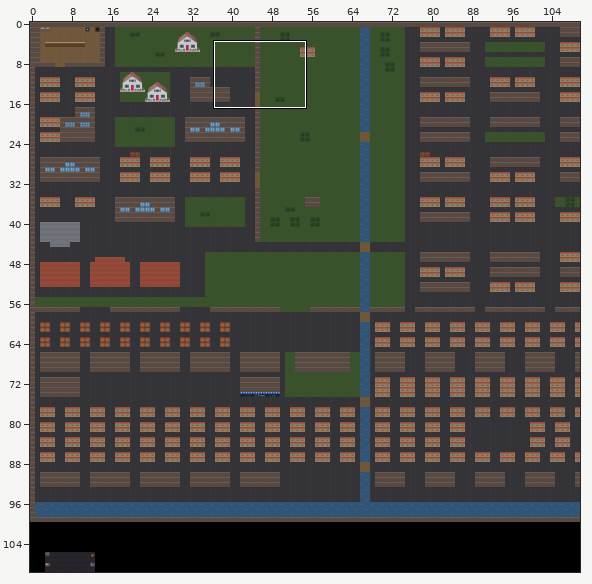
Tiled map -- assets/map/ciudad.tmx. Above: a wide view before the commit, with the close-up outlined.
Close-up. The starting point:
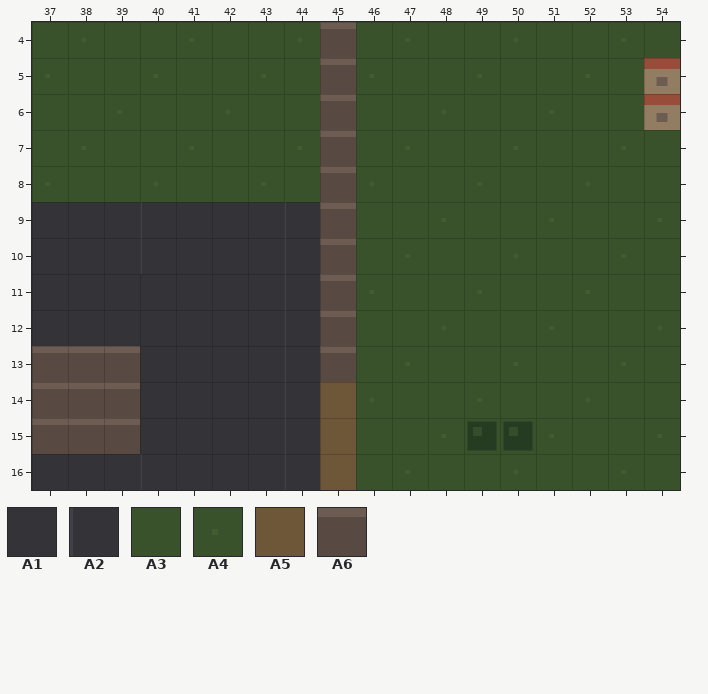
Cells are 64x64 px. Shown: x 37..54, y 4..16. The commit also changed other parts of the map, which this record leaves out.
Key: from "fast_empire": A1 0, A2 1, A3 2, A4 3, A5 4, A6 9.
__ is an empty cell, ## one hidden under a higher layer.
Layer "suelo" before, first column x 37:
 6 A3 A3 A4 A3 A3 A4 A3 A3 A6 A3 A3
 7 A3 A4 A3 A3 A4 A3 A3 A4 A6 A3 A4
 8 A4 A3 A3 A4 A3 A3 A4 A3 A6 A4 A3
 9 A1 A1 A1 A2 A1 A1 A1 A2 A6 A3 A3
10 A1 A1 A1 A2 A1 A1 A1 A2 A6 A3 A4
11 A1 A1 A1 A1 A1 A1 A1 A2 A6 A4 A3
12 A1 A1 A1 A1 A1 A1 A1 A2 A6 A3 A3
13 ## ## ## A1 A1 A1 A1 A2 A6 A3 A4
14 ## ## ## A1 A1 A1 A1 A2 A5 A4 A3
15 ## ## ## A1 A1 A1 A1 A2 A5 A3 A3
16 A1 A1 A1 A2 A1 A1 A1 A2 A5 A3 A4
Layer "segundo piso" before, first column x 37:
 4 __ __ __ __ __ __ __ __ __ __ __
 5 __ __ __ __ __ __ __ __ __ __ __
 6 __ __ __ __ __ __ __ __ __ __ __
 7 __ __ __ __ __ __ __ __ __ __ __
 8 __ __ __ __ __ __ __ __ __ __ __
 9 __ __ __ __ __ __ __ __ __ __ __
10 __ __ __ __ __ __ __ __ __ __ __
11 __ __ __ __ __ __ __ __ __ __ __
12 __ __ __ __ __ __ __ __ __ __ __
13 A6 A6 A6 __ __ __ __ __ __ __ __
14 A6 A6 A6 __ __ __ __ __ __ __ __
15 A6 A6 A6 __ __ __ __ __ __ __ __
16 __ __ __ __ __ __ __ __ __ __ __
The same view after the edit:
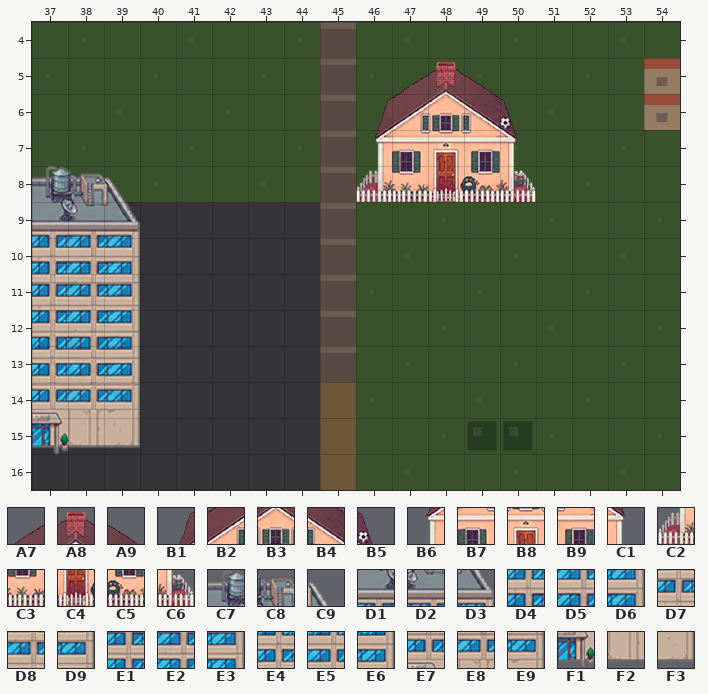
Further tiles: from "casa_normal_2": A7 1, A8 2, A9 3, B1 5, B2 6, B3 7, B4 8, B5 9, B6 10, B7 11, B8 12, B9 13, C1 14, C2 15, C3 16, C4 17, C5 18, C6 19; from "edificio_10": C7 3, C8 4, C9 5, D1 9, D2 10, D3 11, D4 15, D5 16, D6 17, D7 21, D8 22, D9 23, E1 27, E2 28, E3 29, E4 33, E5 34, E6 35, E7 39, E8 40, E9 41, F1 45, F2 46, F3 47.
Commit: Mapa: casa normal 2 y edificios 7 y 10 en ciudad.tmx Co-Authored-By: Claude Opus 4.8 <noreply@anthropic.com>
Edits made:
Changed rows in their new state; .. is an unchanged cell.
Layer "suelo":
first column x 37:
15 A1 A1 A1
Layer "edificios":
first column x 37:
 5 .. .. .. .. .. .. .. .. .. .. A7 A8 A9 ..
 6 .. .. .. .. .. .. .. .. .. B1 B2 B3 B4 B5
 7 .. .. .. .. .. .. .. .. .. B6 B7 B8 B9 C1
 8 C7 C8 C9 .. .. .. .. .. .. C2 C3 C4 C5 C6
 9 D1 D2 D3 .. .. .. .. .. .. .. .. .. .. ..
10 D4 D5 D6 .. .. .. .. .. .. .. .. .. .. ..
11 D7 D8 D9 .. .. .. .. .. .. .. .. .. .. ..
12 E1 E2 E3 .. .. .. .. .. .. .. .. .. .. ..
13 E4 E5 E6 .. .. .. .. .. .. .. .. .. .. ..
14 E7 E8 E9 .. .. .. .. .. .. .. .. .. .. ..
15 F1 F2 F3 .. .. .. .. .. .. .. .. .. .. ..
Layer "segundo piso":
first column x 37:
13 __ __ __
14 __ __ __
15 __ __ __
Pixel boxes of the changes (left, top, right, bottom) in both close-ups:
added: (356, 61, 536, 202)
changed: (32, 166, 140, 454)
